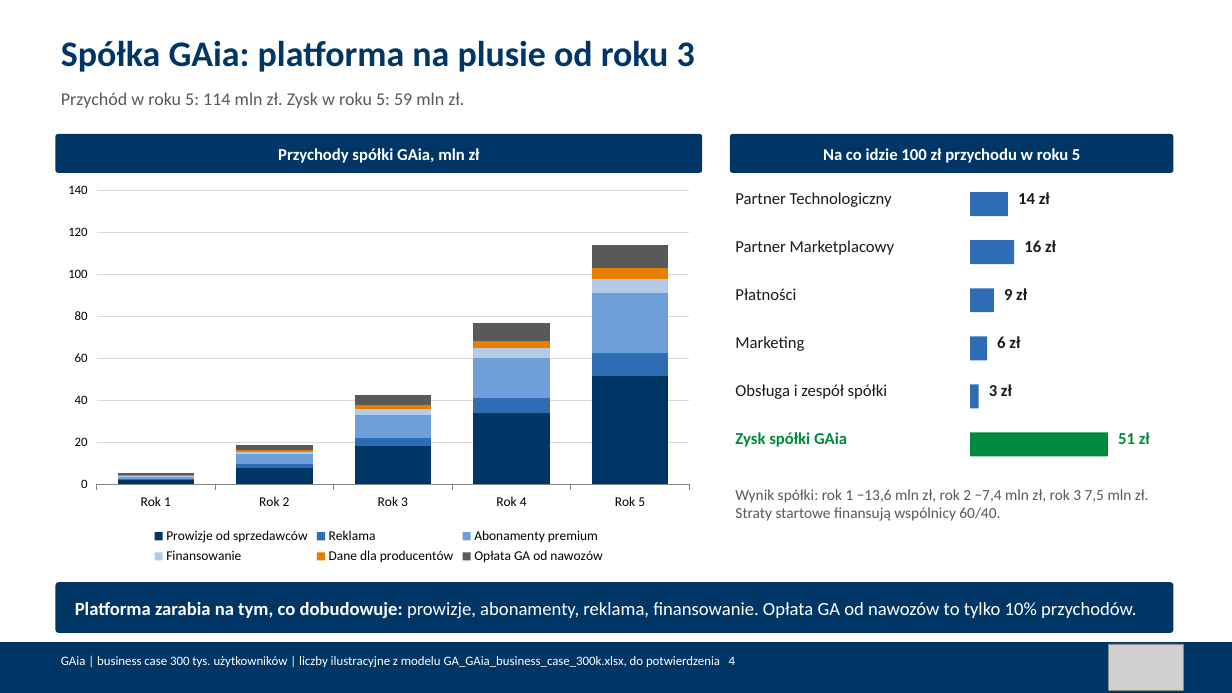
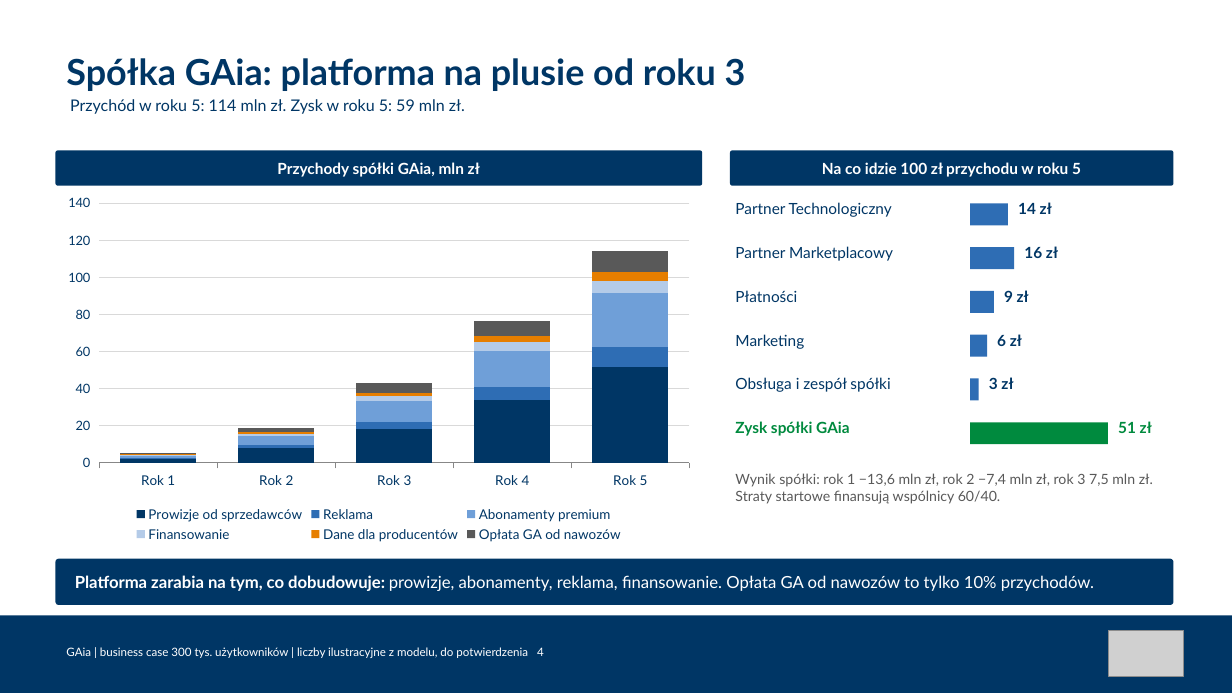
Before and after one commit to Angelika-pruchniak/gaia, a slide deck: slide 4 of GA_GAia_business_case_300k.pptx. Drawn at 1232x693 pixels with LibreOffice and Linux fonts; fonts in the diff are those of the drawing; grey boxes stand for pictures. Boxes give left, top, right and bottom in pixels: in the first picture for what was removed or moved away, otherwise in the second. Text is boxed around its words. In the diff, an @@ line names an element or a change of style, - is before the commit and + after.

```diff
--- a/GA_GAia_business_case_300k.pptx
+++ b/GA_GAia_business_case_300k.pptx
@@ text "Spółka GAia: platforma na plusie ...": place and size @@
-text "Spółka GAia: platforma na plusie ..." at (61, 40, 695, 72)
+text "Spółka GAia: platforma na plusie ..." at (66, 58, 746, 91)
@@ text "Spółka GAia: platforma na plusie ..." at (66, 58, 746, 91): font Calibri to Lato; vertical alignment top to middle @@
@@ text "Przychód w roku 5: 114 ...": place and size @@
-text "Przychód w roku 5: 114 ..." at (61, 92, 464, 108)
+text "Przychód w roku 5: 114 ..." at (70, 99, 465, 114)
@@ text "Przychód w roku 5: 114 ..." at (70, 99, 465, 114): size 14 to 12.5 pt, font Calibri to Lato, text colour #595959 to #003665 @@
@@ text "Przychody spółki GAia, mln zł": place and size @@
-text "Przychody spółki GAia, mln zł" at (278, 148, 480, 163)
+text "Przychody spółki GAia, mln zł" at (277, 162, 480, 177)
@@ rounded rectangle: place and size @@
-rounded rectangle at (55, 134, 702, 173)
+rounded rectangle at (55, 151, 702, 186)
@@ text "Na co idzie 100 zł ...": place and size @@
-text "Na co idzie 100 zł ..." at (823, 148, 1080, 163)
+text "Na co idzie 100 zł ..." at (822, 162, 1081, 177)
@@ rounded rectangle: place and size @@
-rounded rectangle at (730, 134, 1174, 173)
+rounded rectangle at (730, 151, 1174, 186)
@@ column stacked chart at (55, 189, 702, 546) @@
@@ lettering changed @@
@@ column stacked chart: place and size @@
-column stacked chart at (55, 176, 702, 568)
+column stacked chart at (55, 189, 702, 546)
@@ text "Partner Technologiczny": place and size @@
-text "Partner Technologiczny" at (735, 192, 892, 207)
+text "Partner Technologiczny" at (735, 202, 892, 217)
@@ rectangle: place and size @@
-rectangle at (970, 192, 1008, 216)
+rectangle at (970, 203, 1008, 226)
@@ size 13 to 12 pt, font Calibri to Lato, text colour #1A1A1A to #003665 in 10 elements at (735, 290, 797, 302), (735, 334, 804, 349), (1004, 290, 1029, 302), (735, 246, 893, 261), (997, 334, 1022, 346), (735, 377, 890, 392), (1024, 246, 1058, 258), (735, 202, 892, 217), (989, 377, 1013, 389), (1018, 202, 1052, 214) @@
@@ text "14 zł": place and size @@
-text "14 zł" at (1018, 192, 1050, 204)
+text "14 zł" at (1018, 202, 1052, 214)
@@ rectangle: place and size @@
-rectangle at (970, 240, 1015, 264)
+rectangle at (970, 248, 1015, 270)
@@ rectangle: place and size @@
-rectangle at (970, 384, 979, 409)
+rectangle at (970, 379, 979, 401)
@@ text "Zysk spółki GAia": place and size @@
-text "Zysk spółki GAia" at (735, 432, 847, 447)
+text "Zysk spółki GAia" at (735, 421, 849, 436)
@@ size 13 to 12 pt, font Calibri to Lato in 4 elements at (735, 421, 849, 436), (277, 162, 480, 177), (822, 162, 1081, 177), (1118, 421, 1152, 433) @@
@@ text "51 zł": place and size @@
-text "51 zł" at (1118, 432, 1150, 444)
+text "51 zł" at (1118, 421, 1152, 433)
@@ rectangle: place and size @@
-rectangle at (970, 433, 1108, 457)
+rectangle at (970, 422, 1108, 445)
@@ text "Wynik spółki: rok 1 −13,6 ...": place and size @@
-text "Wynik spółki: rok 1 −13,6 ..." at (735, 489, 1149, 521)
+text "Wynik spółki: rok 1 −13,6 ..." at (735, 473, 1153, 504)
@@ text "Wynik spółki: rok 1 −13,6 ..." at (735, 473, 1153, 504): size 12 to 11 pt, font Calibri to Lato @@
@@ rounded rectangle: place and size @@
-rounded rectangle at (55, 582, 1174, 633)
+rounded rectangle at (55, 559, 1174, 605)
@@ text "Platforma zarabia na tym, co ...": place and size @@
-text "Platforma zarabia na tym, co ..." at (75, 602, 1137, 618)
+text "Platforma zarabia na tym, co ..." at (75, 575, 1094, 591)
@@ text "Platforma zarabia na tym, co ..." at (75, 575, 1094, 591): size 14.5 to 13 pt, font Calibri to Lato @@
@@ rectangle: place and size @@
-rectangle at (0, 642, 1232, 693)
+rectangle at (0, 616, 1232, 693)
@@ text at (66, 647, 544, 658): text changed; size 10 to 9 pt; font Calibri to Lato @@
-GAia | business case 300 tys. użytkowników | liczby ilustracyjne z modelu GA_GAia_business_case_300k.xlsx, do potwierdzenia 4
+GAia | business case 300 tys. użytkowników | liczby ilustracyjne z modelu, do potwierdzenia 4
@@ picture: place and size @@
-picture at (1109, 644, 1184, 690)
+picture at (1109, 630, 1184, 677)
```
Also in this commit, not shown: 11 other slides changed, 6 other files.
